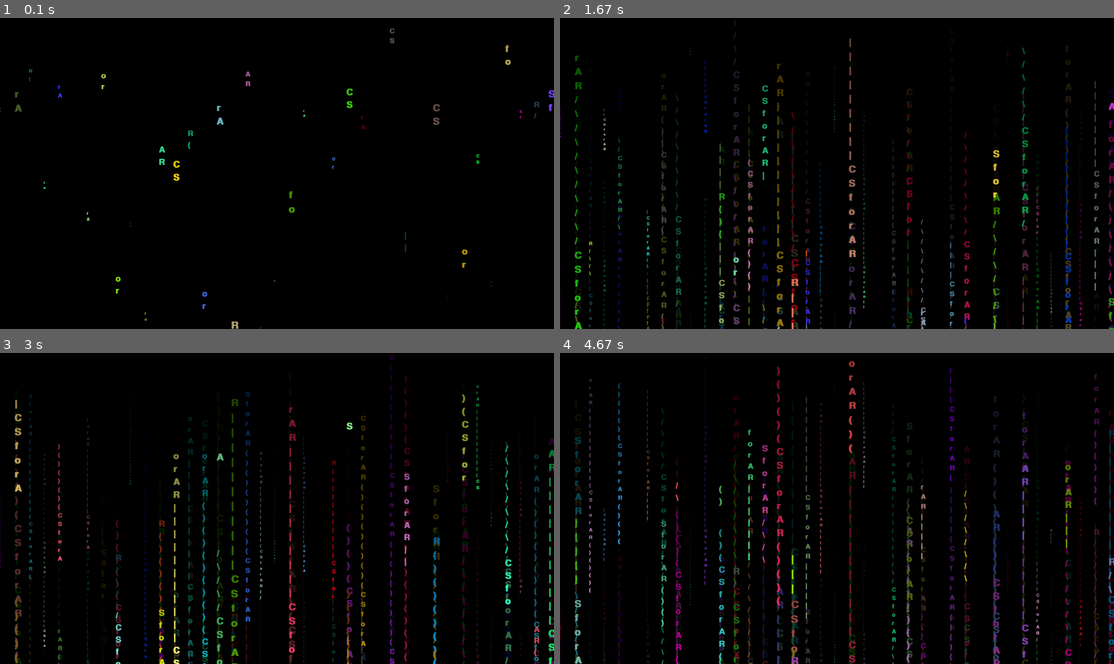
Above: before the commit, frames 1-4 (two rows, left to right).
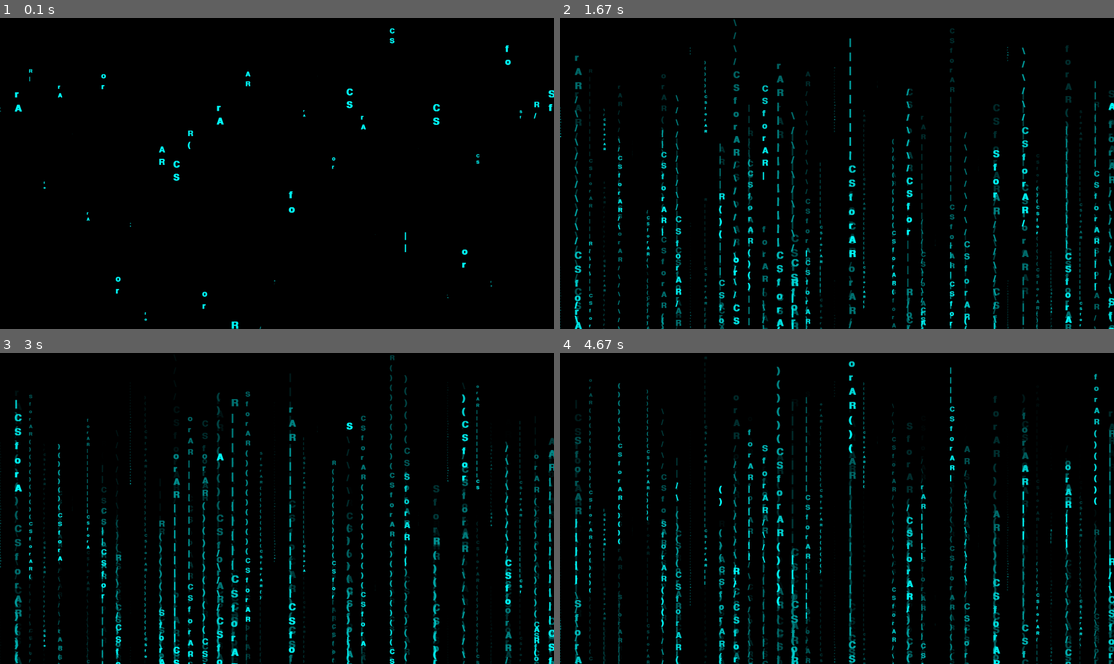
Above: after the commit, the same moments.

Repository: Moontok/Raining_Text
Game: pygame game, started from matrix_pygame.py
Same seed, same stepped clock (60 frames per second), same inputs: the game is played once before the commit and once after it.
Inputs:
- Up to frame 1 (0.1 s): no input
- Up to frame 2 (1.67 s): no input
- Up to frame 3 (3 s): no input
- Up to frame 4 (4.67 s): tap Enter at 3.33 s

The runs differ from the first frame. In frame 1, 0.6% of the frame differs, in the area x 0-100%, y 3-100%; in frame 2, 6.5%; in frame 3, 7.0%; in frame 4, 7.1%, in the area x 0-100%, y 1-100%.

Commit message:
Update matrix_pygame.py

Diff:
--- a/matrix_pygame.py
+++ b/matrix_pygame.py
@@ -1,5 +1,5 @@
 import pygame as pg
-from random import randint, choice, randrange
+import random as rm
 
 def main():
     pg.init()
@@ -8,15 +8,18 @@
     chars = "CSforAR"
     base_font_size = 50
     font_color = (0, 255, 255)
+    bg_color = pg.Color("black")
+    # Lower is faster
     speed = 40
 
     main_screen: pg.Surface = pg.display.set_mode((width, height))
+    main_screen.fill(bg_color)
     alpha_cover = pg.Surface((width, height))
     alpha_cover.set_alpha(10)
 
-    clock = pg.time.Clock()
+    clock: pg.Clock = pg.time.Clock()
 
-    drops = list()
+    drops: list[Drop] = list()
 
     for x in range(0, width, base_font_size):
         drop = Drop(x, height, chars, base_font_size, font_color)
@@ -24,7 +27,7 @@
 
     while True:
         main_screen.blit(alpha_cover, (0, 0))
-        alpha_cover.fill(pg.Color("black"))
+        alpha_cover.fill(bg_color)
 
         for drop in drops:
             if drop.is_alive():
@@ -47,16 +50,16 @@
 class Drop:
     """Outlines a drop of text that falls down the screen."""
 
-    def __init__(self, x, y, letters, font_size, font_color):
-        self.size = randint(1, font_size + 1)
+    def __init__(self, x: int, y: int, letters: str, font_size: int, font_color: tuple):
+        self.size = rm.randint(1, font_size + 1)
         self.font_color = font_color
         self.letters = letters
         self.rendered_letters = self.generate_rendered_letters()
-        self.letter_count = randint(0, len(letters))
+        self.letter_count = rm.randint(0, len(letters))
         self.x = x
-        self.y = randrange(0, y + 1, font_size)
+        self.y = rm.randrange(0, y + 1, font_size)
         self.screen_height = y
-        self.life_remaining = randrange(len(letters), y, font_size)
+        self.life_remaining = rm.randrange(len(letters), y, font_size)
 
     def generate_rendered_letters(self) -> list:
         """Create the rendered letters and return them."""
@@ -67,10 +70,10 @@
             "|||||||||||"
         ]
 
-        letters = f"{self.letters}{choice(random_text_tails)}"
+        letters = f"{self.letters}{rm.choice(random_text_tails)}"
         font = pg.font.SysFont("Console", self.size)
         font.set_bold(True)
-        self.font_color = (randint(0, 255), randint(0, 255), randint(0, 255))
+        # self.font_color = (rm.randint(0, 255), rm.randint(0, 255), rm.randint(0, 255))
         rendered_letters = list()
         for letter in letters:
             rendered_letters.append(font.render(letter, True, self.font_color))
@@ -110,8 +113,8 @@
         """Respawns the drop to a new vertical location, size, and life remaining."""
 
         self.rendered_letters = self.generate_rendered_letters()
-        self.y = randint(0, self.screen_height + 1)
-        self.life_remaining = randrange(len(self.rendered_letters), self.screen_height, self.size)
+        self.y = rm.randint(0, self.screen_height + 1)
+        self.life_remaining = rm.randrange(len(self.rendered_letters), self.screen_height, self.size)
 
 
 if __name__ == "__main__":
